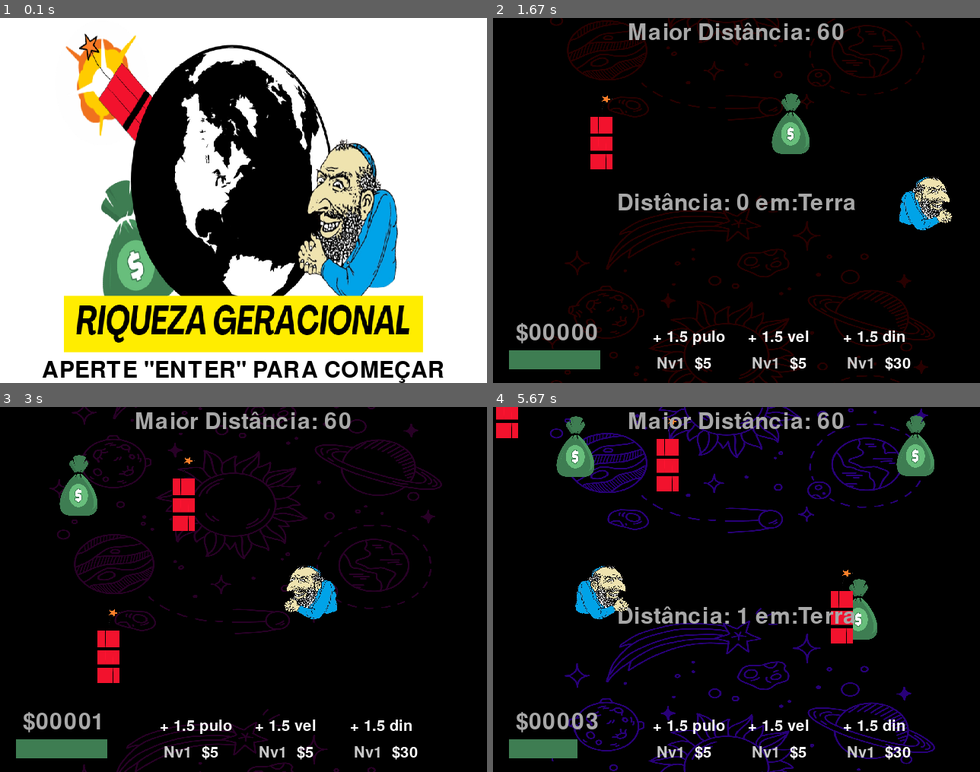
Above: before the commit, frames 1-4 (two rows, left to right).
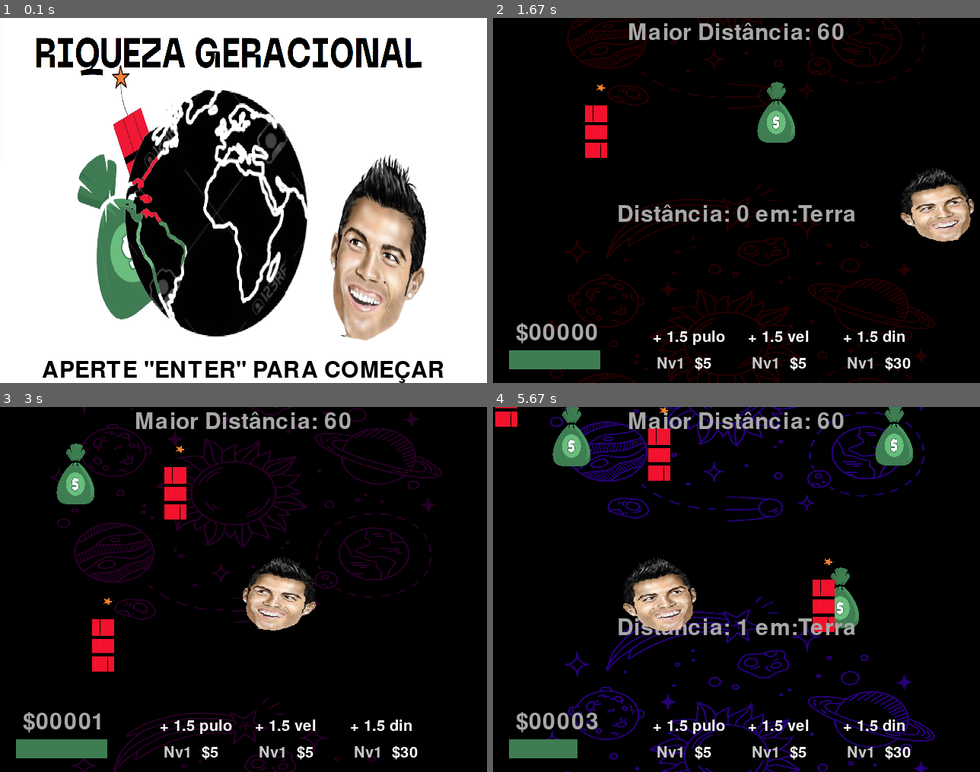
Above: after the commit, the same moments.

Repository: insper-classroom/projeto-pygame-jogo-thais-e-gustavo-valente
Game: pygame game, started from assets/src/jogo.py
Same seed, same stepped clock (60 frames per second), same inputs: the game is played once before the commit and once after it.
Inputs (mouse positions are in pixels of both pictures, inside the frame that each line leads up to):
- Up to frame 1 (0.1 s): no input
- Up to frame 2 (1.67 s): tap Enter at 0.33 s; click (785, 280) at 0.72 s; click (794, 233) at 1.05 s; click (619, 127) at 1.38 s
- Up to frame 3 (3 s): click (243, 633) at 1.72 s; click (175, 512) at 2.05 s; click (413, 684) at 2.38 s; click (87, 626) at 2.72 s
- Up to frame 4 (5.67 s): click (595, 520) at 3.05 s; click (619, 655) at 3.38 s; click (911, 673) at 3.72 s; tap Space at 4.07, 4.37, 4.57, 4.9, 5.2, 5.4 s; click (867, 629) at 4.08 s; click (658, 472) at 4.58 s; click (906, 585) at 4.92 s; click (643, 501) at 5.42 s

The runs differ from the first frame. In frame 1, 39% of the frame differs, in the area x 7-88%, y 4-92%; in frame 2, 14%; in frame 3, 13%; in frame 4, 18%.

Commit message:
mudanca de imagens

Diff:
--- a/assets/src/jogador.py
+++ b/assets/src/jogador.py
@@ -7,8 +7,8 @@
         velocidade = pygame.Vector2()
         velocidade.xy = 3, 0
         acceleration = 0.1
-        flipdireita = pygame.image.load('assets/img/player-removebg-preview.png')
-        flipdireita = pygame.transform.scale(flipdireita, (70, 70))
+        flipdireita = pygame.image.load('assets/img/cr3-removebg-preview.png')
+        flipdireita = pygame.transform.scale(flipdireita, (100, 100))
         flipdireita = pygame.transform.flip(flipdireita, True, False)
         flipesquerda = pygame.transform.flip(flipdireita, True, False)
         flipatual = flipdireita
--- a/assets/src/jogo.py
+++ b/assets/src/jogo.py
@@ -40,10 +40,6 @@
     botoes[1].preco = 5
     botoes[2].preco = 30
 
-    # botaopulo = pygame.transform.scale(pygame.image.load('assets/img/setapulo.png'), (80, 50))
-    # botaovel = pygame.transform.scale(pygame.image.load('assets/img/setavel.png'), (80, 50))
-    # botaodin = pygame.transform.scale(pygame.image.load('assets/img/iconecifrao-removebg-preview.png'), (80, 50))
-
     botaopulo =  fontepequena.render('+ 1.5 pulo', True, (255, 255, 255))
     botaovel = fontepequena.render('+ 1.5 vel', True, (255, 255, 255))
     botaodin = fontepequena.render('+ 1.5 din', True, (255, 255, 255))
@@ -58,7 +54,7 @@
         dinheiros.append(Dinheiro())
 
 
-    for i in range(9):
+    for i in range(6):
         bombas.append(Bomba())
 
     for dinheiro in dinheiros:
@@ -85,7 +81,7 @@
     fonte_menor = pygame.font.Font(pygame.font.get_default_font(), 20)
 
     moneysound = pygame.mixer.Sound('assets/snd/moneysound.mp3')
-    planodefundotit = pygame.image.load('assets/img/planodefundostart.png')
+    planodefundotit = pygame.image.load('assets/img/Screen Shot 2024-04-24 at 15.29.08.png')
     planodefundotit = pygame.transform.scale(planodefundotit, (window.get_width() - 40, window.get_height() - 30))
     botaotentenovamente = pygame.image.load('assets/img/botaoforma.png')
 
@@ -257,8 +253,9 @@
 
 
             window.fill((0,0,0))
-            textotentenovamente = fonte_menor.render('Aperte ENTER para recomeçar', True, (255, 255, 255))
-            window.blit(textotentenovamente, (window.get_width()/2 - 150, window.get_height()/2))
+            planodefundofin = pygame.image.load('assets/img/Screen Shot 2024-04-24 at 15.31.10.png')
+            planodefundofin = pygame.transform.scale(planodefundofin, (window.get_width() - 20, window.get_height() - 30))
+            window.blit(planodefundofin, (0, 0))
 
             pygame.display.update()
 
Binary file added: assets/img/Screen Shot 2024-04-24 at 15.29.08.png
Binary file added: assets/img/Screen Shot 2024-04-24 at 15.31.10.png
Binary file added: assets/img/cr2-removebg-preview.png
Binary file added: assets/img/cr3-removebg-preview.png
